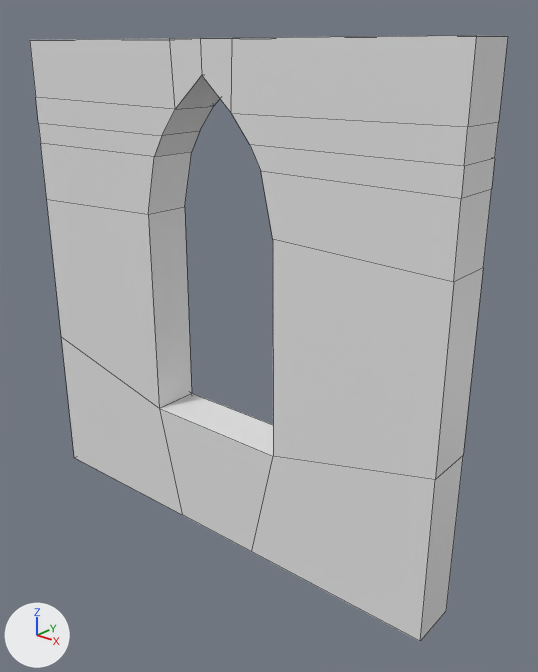
One commit to the Blender file Assets/Goth_Walls.blend: the scene before it, then after it.
Before and after are seen from a 50 mm camera at (5.84, -4.0, 3.94) aimed at (2.31, 0.25, 1.81). Lighting does not change. The marker at lower left points along +X, +Y and +Z. Mesh edges are drawn as thin lines. The same objects are shown in both versions, whatever each file hides.

The first picture shows 'Goth_Wall_Side_Windows_LOD_A'.
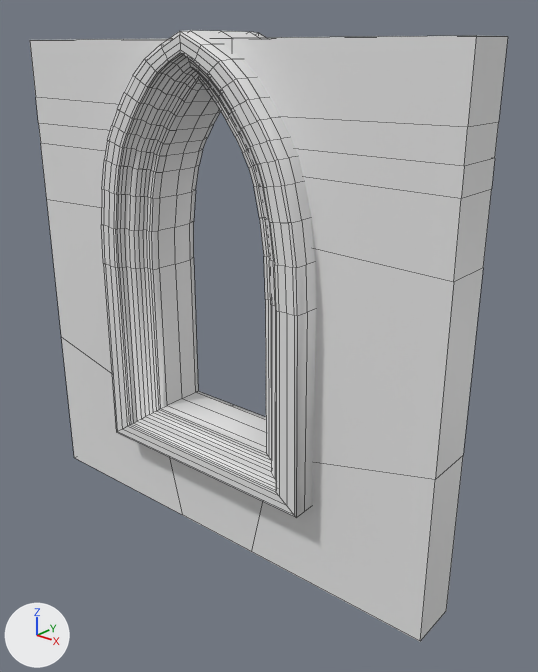
The change, as a list of edits to the scene's bpy script:
```text
Change me_goth_wall_side_windows_lod_a:
    used by ob_goth_wall_side_windows_lod_a; location = (0.0, 0.0, 0.0)
    remove me_goth_wall_side_windows_lod_a.from_pydata(...)  # 60 vertices, 60 faces; spans x 0.0..4.0, y -0.1..0.3, z 0.0..4.0
    add me_goth_wall_side_windows_lod_a.from_pydata(...)  # 960 vertices, 960 faces; spans x 0.0..4.0, y -0.3..0.5, z 0.0..4.05
    me_goth_wall_side_windows_lod_a part 1: a new loose piece of 900 vertices spanning x 0.98..3.03, y -0.3..0.5, z 0.71..4.05
    me_goth_wall_side_windows_lod_a part 2: the surface is now shaded smooth
```

Boxes [x1, y1, x2, y2] around the edits, measured in the pictures (538 x 672 px):
'Goth_Wall_Side_Windows_LOD_A', reshaped
    before: [30, 36, 508, 641]
    after: [30, 30, 508, 641]
part 1 of me_goth_wall_side_windows_lod_a, added
    after: [101, 30, 316, 518]
